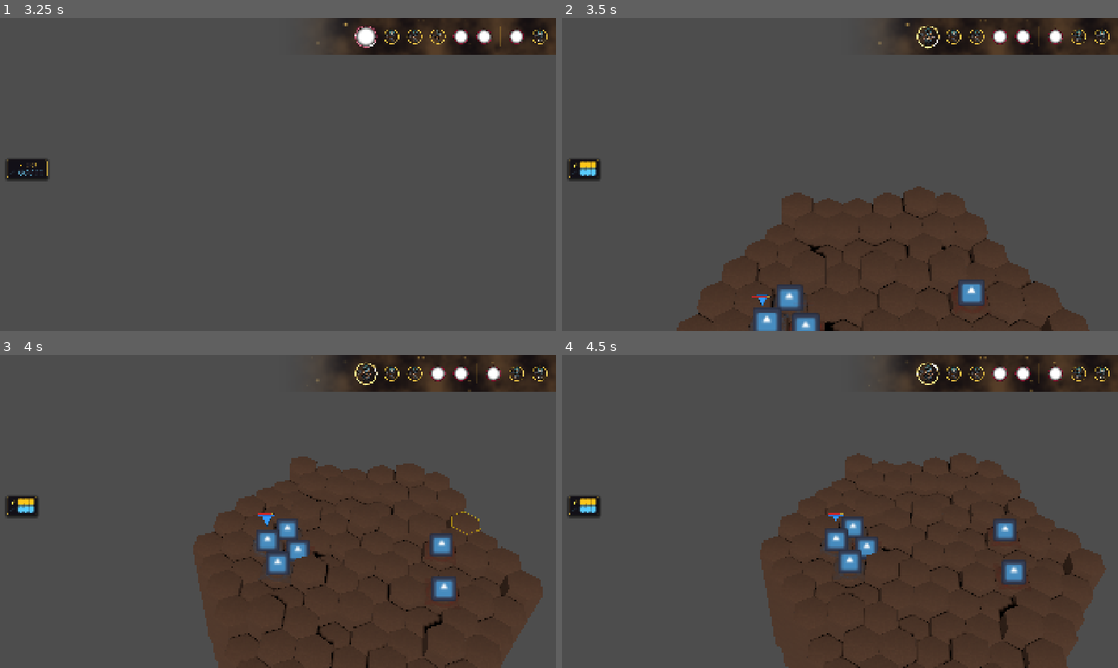
Above: before the commit, frames 1-4 (two rows, left to right).
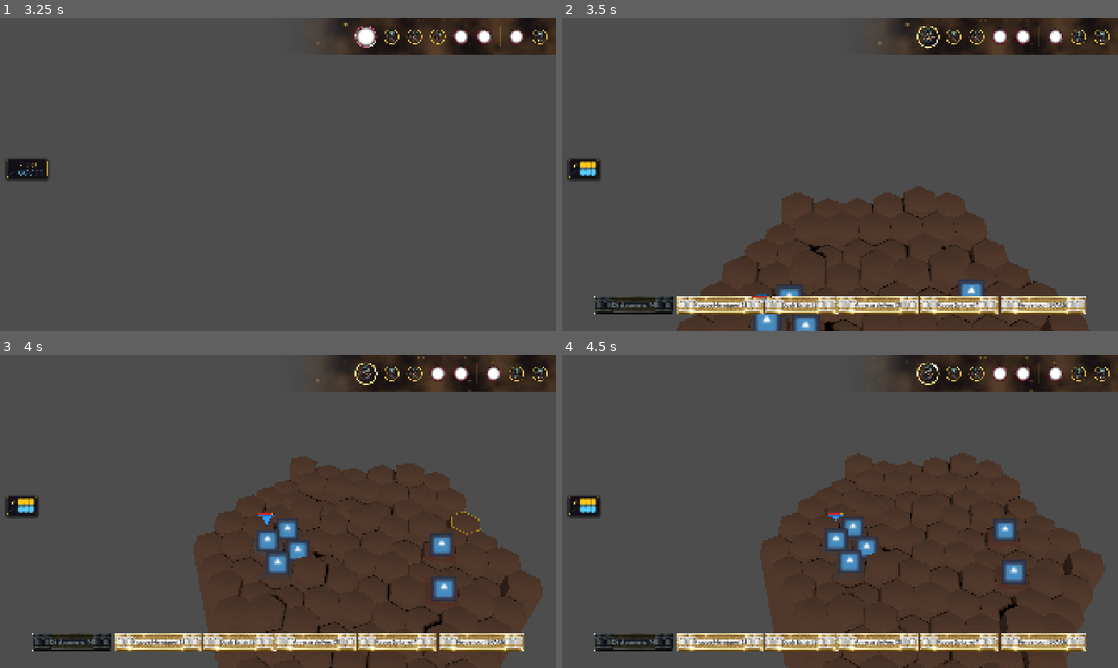
Above: after the commit, the same moments.

Repository: Kobraxos/Mythologia
Game: Godot game, scene res://levels/test_room/test_level.tscn
Two runs of this game, one before a commit and one after it. Both use one fixed random seed, a clock stepped at 60 frames per second and the inputs below. The project has no main scene, so this scene is started directly. The engine's default icon, where the game draws it, is replaced by a stand-in: a white triangle on a blue panel in a dark square.
Inputs (mouse positions are in pixels of both pictures, inside the frame that each line leads up to):
- Up to frame 1 (3.25 s): move the mouse to (400, 158) at 0.52 s; hold Up (ui_up) 0.53-1.28 s; tap one key every 0.75 s from 0.6 s: S (camera_backward) W (camera_forward) A (camera_left) D (camera_right); move the mouse to (166, 190) at 1.27 s; move the mouse to (333, 105) at 2.02 s; hold Up (ui_up) from 2.03 s (still down); move the mouse to (250, 237) at 2.77 s
- Up to frame 2 (3.5 s): keep holding Up (ui_up)
- Up to frame 3 (4 s): move the mouse to (444, 558) at 3.52 s; release Up (ui_up) at 3.53 s; tap Q (camera_rotate_left) at 3.6 s
- Up to frame 4 (4.5 s): move the mouse to (673, 464) at 4.27 s; tap E (camera_rotate_right) at 4.35 s

Frame 1 is identical in both runs. In frame 2, 4.8% of the frame differs, in the area x 5-95%, y 88-95%; in frame 3, 4.8%; in frame 4, 4.8%.

Commit message:
feat: implement grid controller, displacement system, and combat UI components

Diff:
--- a/systems/grid/grid_controller.gd
+++ b/systems/grid/grid_controller.gd
@@ -141,4 +141,10 @@
 	change_state("skill")
 
 func _on_active_unit_changed(unit: Unit) -> void:
+	# AAA: Annuler immédiatement toute action en cours (FSM) pour nettoyer les zones ciblées
+	change_state("default")
+
 	active_turn_unit = unit
+	if is_instance_valid(unit):
+		selected_unit = unit
+		GridEvents.unit_selected.emit(unit)
